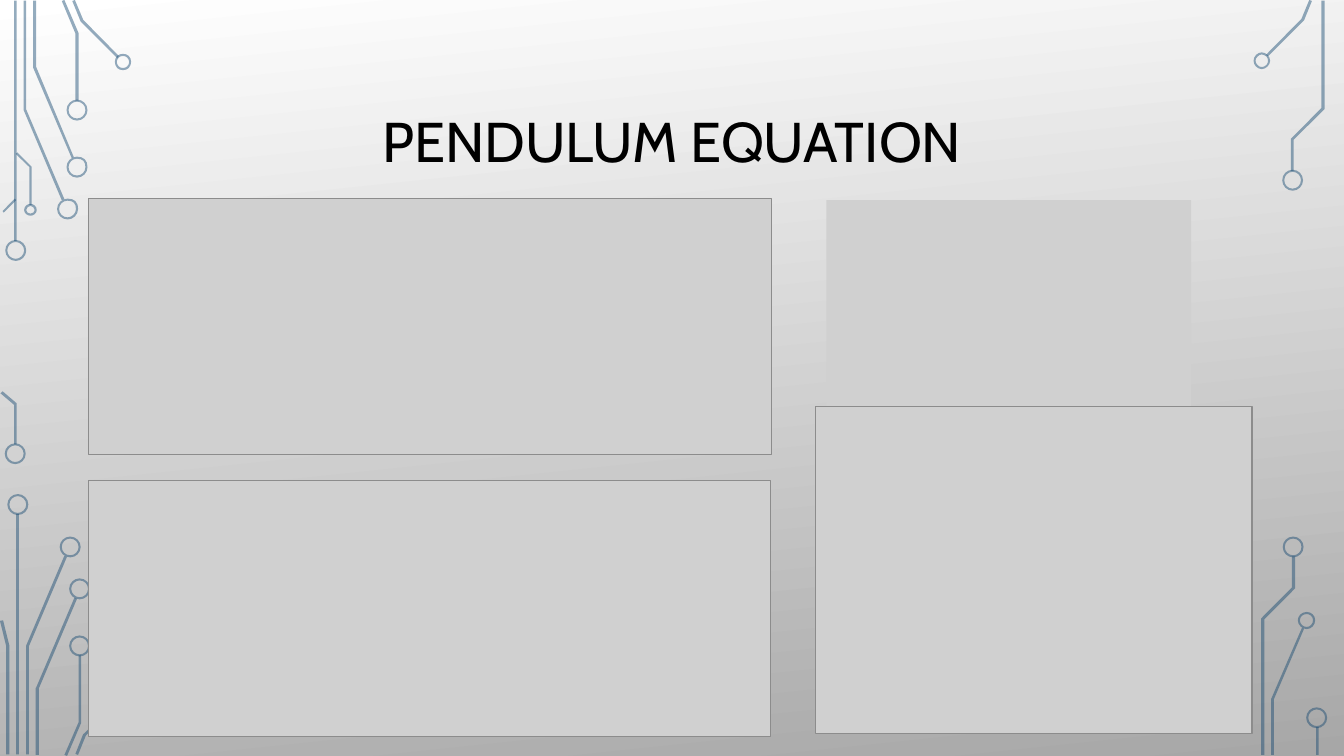
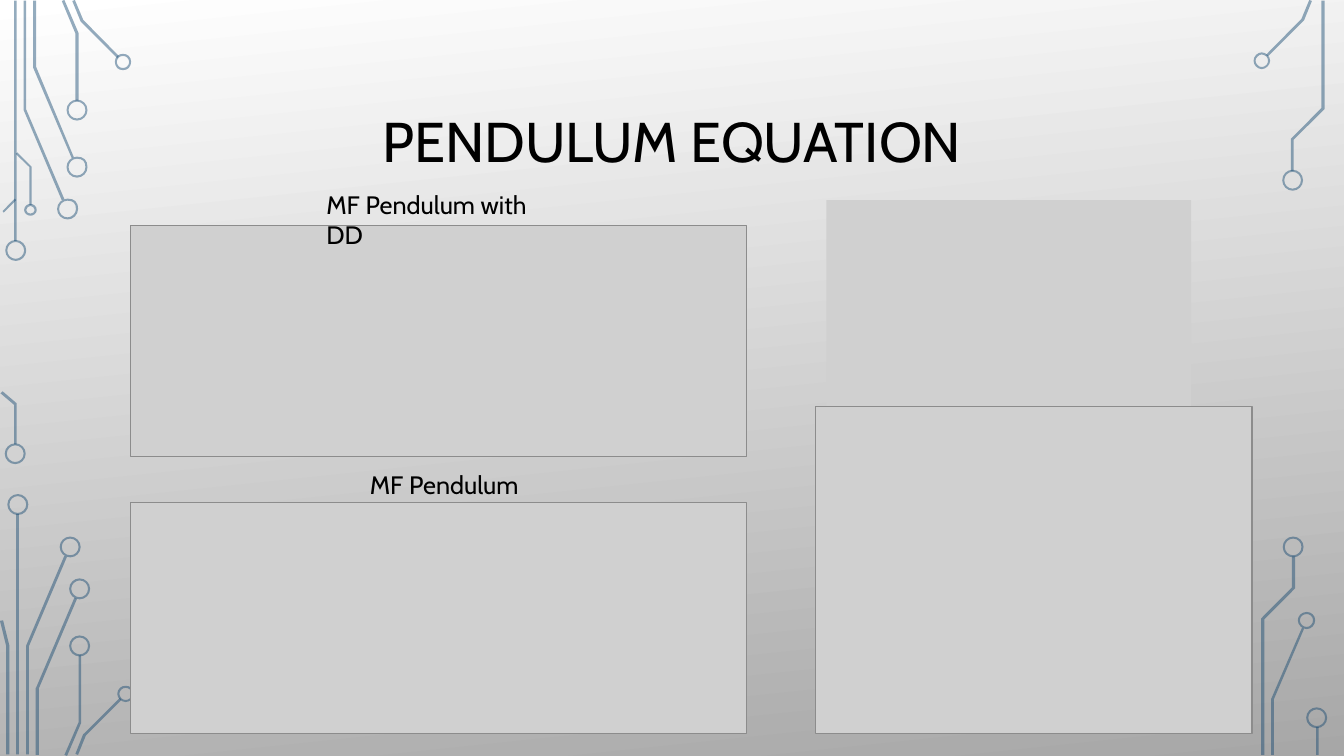
Before and after one commit to damienbeecroft/pnnl_research, a slide deck: slide 10 of MFFBPINNs.pptx (slide 9 before the commit). Drawn at 1344x756 pixels with LibreOffice and Linux fonts; fonts in the diff are those of the drawing; grey boxes stand for pictures; background and template pictures are left out. Boxes give left, top, right and bottom in pixels: in the first picture for what was removed or moved away, otherwise in the second. Text is boxed around its words. In the diff, an @@ line names an element or a change of style, - is before the commit and + after.

```diff
--- a/MFFBPINNs.pptx
+++ b/MFFBPINNs.pptx
@@ text added at (x1=326, y1=195, x2=527, y2=244), 18 pt, text #000000 @@
+MF Pendulum with DD
@@ picture resized from (x1=89, y1=199, x2=771, y2=455) to (x1=131, y1=226, x2=747, y2=457) @@
@@ text added at (x1=370, y1=475, x2=518, y2=495), 18 pt, text #000000 @@
+MF Pendulum
@@ picture resized from (x1=89, y1=481, x2=771, y2=737) to (x1=131, y1=503, x2=747, y2=734) @@
@@ freeform shape added at (x1=116, y1=686, x2=133, y2=702), fill gradient #134770 to #B4FFFF @@
@@ freeform shape added at (x1=117, y1=686, x2=134, y2=702), fill #134770 at 45% opacity @@
```
Also in this commit, not shown: 7 other slides changed, 2 slides added, 2 other files.
